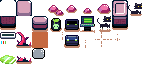
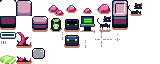
Layer changes from the first 160 x 64 image to the second:
painted on "Cat" over <box>32,32,48,48</box>
